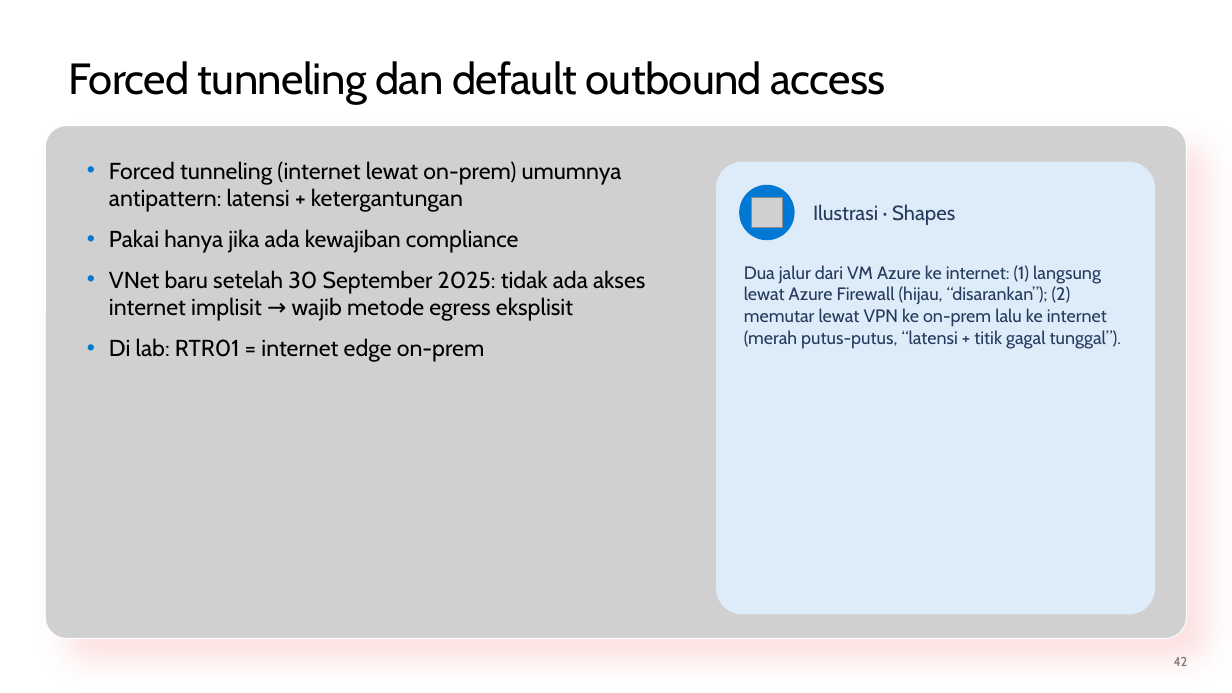
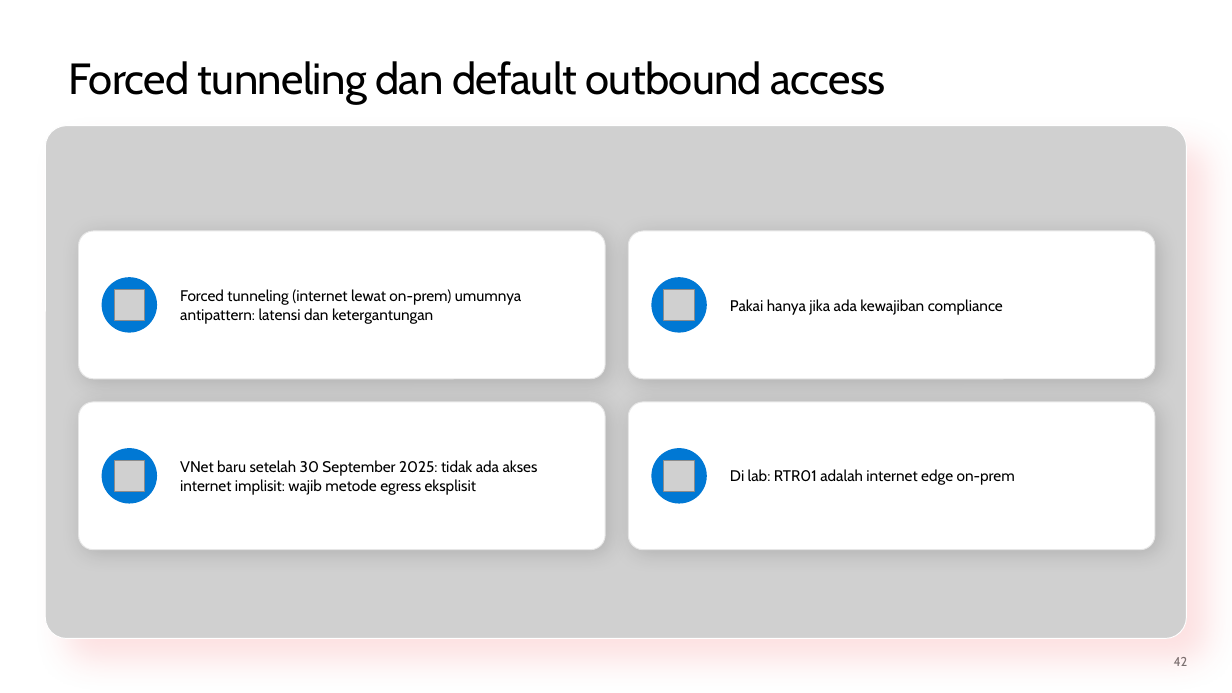
Before and after one commit to medisa-aris/azure-landing-zone-training, a slide deck: slide 42 of slides/pptx/slide_day03_identity-and-network.pptx. Drawn at 1232x693 pixels with LibreOffice and Linux fonts; fonts in the diff are those of the drawing; grey boxes stand for pictures; background and template pictures are left out. Boxes give left, top, right and bottom in pixels: in the first picture for what was removed or moved away, otherwise in the second. Text is boxed around its words. In the diff, an @@ line names an element or a change of style, - is before the commit and + after.

```diff
--- a/slides/pptx/slide_day03_identity-and-network.pptx
+++ b/slides/pptx/slide_day03_identity-and-network.pptx
@@ rounded rectangle removed at [716,162,1155,615] @@
@@ picture removed at [751,197,782,227] @@
@@ text removed at [813,204,955,225] @@
-Ilustrasi · Shapes
@@ rounded rectangle added at [79,231,605,379], fill #FFFFFF, outline #E6E6E6 0.75 pt @@
@@ rounded rectangle added at [628,231,1155,379], fill #FFFFFF, outline #E6E6E6 0.75 pt @@
@@ text removed at [744,265,1121,349] @@
-Dua jalur dari VM Azure ke internet: (1) langsung lewat Azure Firewall (hijau, “disarankan”); (2) memutar lewat VPN ke on-prem lalu ke internet (merah putus-putus, “latensi + titik gagal tunggal”).
@@ ellipse added at [102,277,157,333], fill #0078D4 @@
@@ picture added at [115,289,145,320] @@
@@ text added at [180,289,522,324], 12 pt, text #000000 @@
+Forced tunneling (internet lewat on-prem) umumnya antipattern: latensi dan ketergantungan
@@ ellipse: place and size @@
-ellipse at [739,185,795,240]
+ellipse at [652,277,707,333]
@@ picture added at [664,289,694,320] @@
@@ text added at [730,299,1003,315], 12 pt, text #000000 @@
+Pakai hanya jika ada kewajiban compliance
@@ rounded rectangle added at [79,402,605,550], fill #FFFFFF, outline #E6E6E6 0.75 pt @@
@@ text "VNet baru setelah 30 September ..." at [180,460,538,495]: vertical alignment top to middle @@
@@ rounded rectangle added at [628,402,1155,550], fill #FFFFFF, outline #E6E6E6 0.75 pt @@
@@ ellipse added at [102,448,157,504], fill #0078D4 @@
@@ ellipse added at [652,448,707,504], fill #0078D4 @@
@@ picture added at [115,460,145,491] @@
@@ text at [180,460,538,495]: text changed; size 18 to 12 pt @@
-• Forced tunneling (internet lewat on-prem) umumnya antipattern: latensi + ketergantungan
-• Pakai hanya jika ada kewajiban compliance
-• VNet baru setelah 30 September 2025: tidak ada akses internet implisit → wajib metode egress eksplisit
-• Di lab: RTR01 = internet edge on-prem
+VNet baru setelah 30 September 2025: tidak ada akses internet implisit: wajib metode egress eksplisit
@@ picture added at [664,460,694,491] @@
@@ text added at [730,469,1015,485], 12 pt, text #000000 @@
+Di lab: RTR01 adalah internet edge on-prem
```
Also in this commit, not shown: 51 other slides changed, 7 other files.
